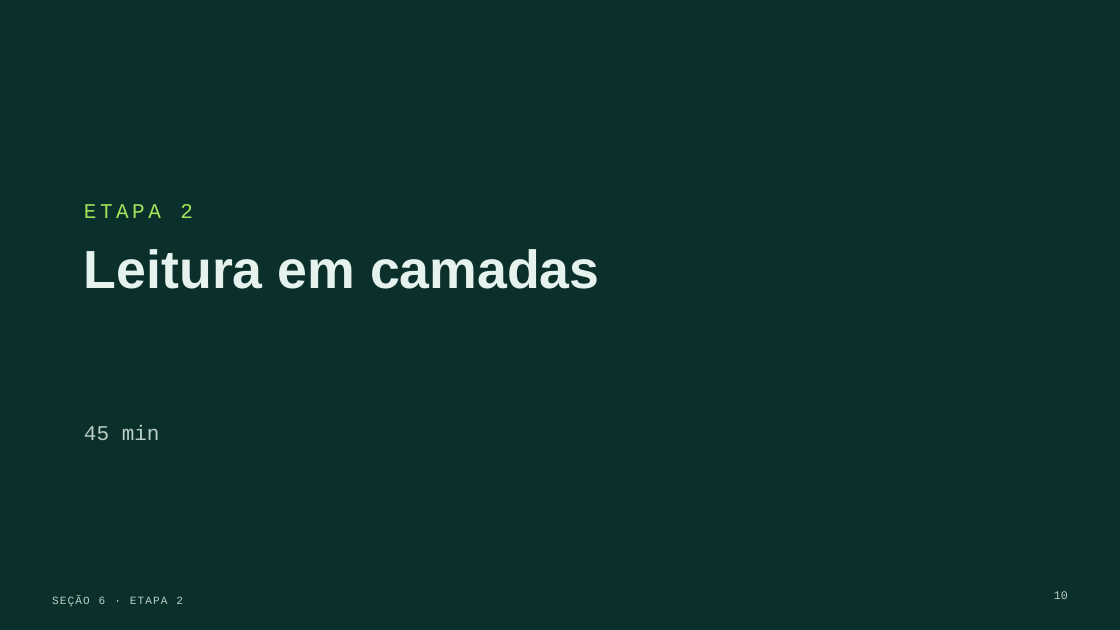
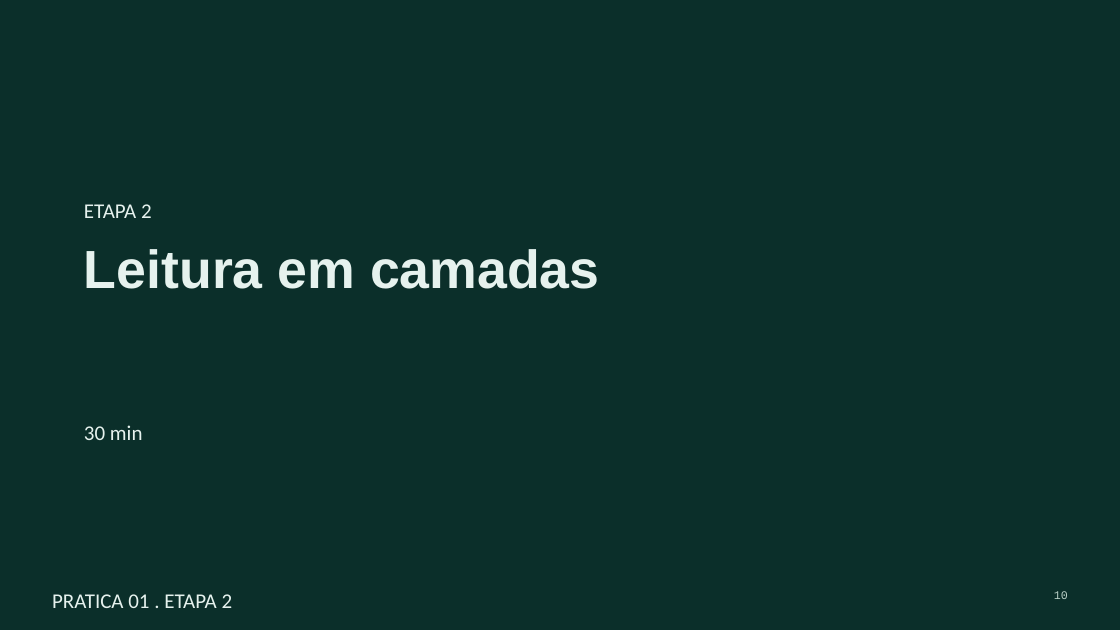
Before and after one commit to Bayer-Group/course-AI-UFV, a slide deck: slide 10 of 8. IA Generativa e Modelos de Linguagem na Pesquisa Científica_Eder_Kaique/Pratica_01_Eder/Estudar e reproduzir um artigo científico com Claude Code.pptx. Drawn at 1120x630 pixels with LibreOffice and Linux fonts; fonts in the diff are those of the drawing. Boxes give left, top, right and bottom in pixels: in the first picture for what was removed or moved away, otherwise in the second. Text is boxed around its words. In the diff, an @@ line names an element or a change of style, - is before the commit and + after.

```diff
--- a/8. IA Generativa e Modelos de Linguagem na Pesquisa Científica_Eder_Kaique/Pratica_01_Eder/Estudar e reproduzir um artigo científico com Claude Code.pptx
+++ b/8. IA Generativa e Modelos de Linguagem na Pesquisa Científica_Eder_Kaique/Pratica_01_Eder/Estudar e reproduzir um artigo científico com Claude Code.pptx
@@ text "ETAPA 2" at [84,204,152,218]: font Courier New to Calibri, text colour #A6E35A to #E6F2EE, letter spacing 3 to 0 pt @@
@@ text at [84,425,143,440]: text changed; font Courier New to Calibri; text colour #B9CFC6 to #E6F2EE @@
-45 min
+30 min
@@ text at [52,594,233,608]: text changed; size 9.5 to 18 pt; font Courier New to Calibri; text colour #B9CFC6 to #E6F2EE @@
-SEÇÃO 6 · ETAPA 2
+PRATICA 01 . ETAPA 2
```
Also in this commit, not shown: 21 other slides changed, 5 slides added, 6 slides removed, 13 other files.
